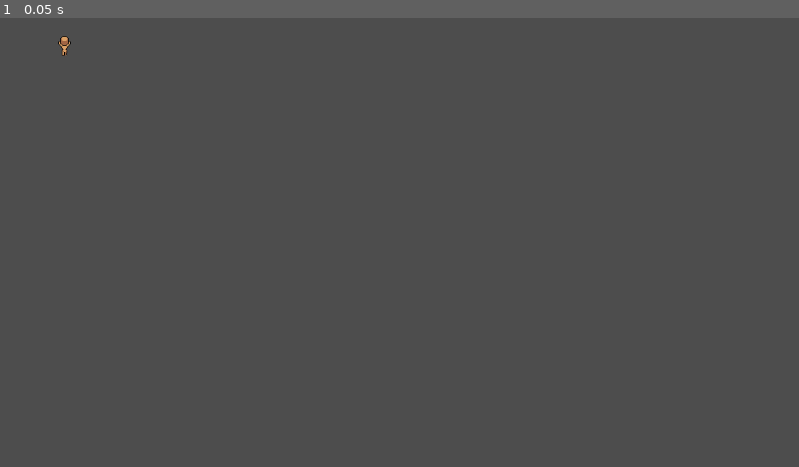
Above: before the commit, frame 1.
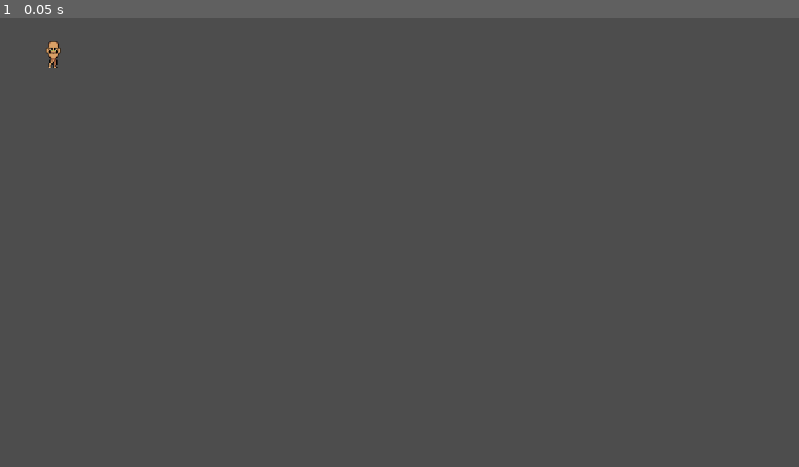
Above: after the commit, the same moment.

Repository: TalJa1/godot-test
Game: Godot game, scene res://screens/player/player.tscn
The game is run twice, just before and just after one commit, with the same random seed, the same clock (stepped at 60 frames per second) and the same inputs. This scene is started directly instead of the project's main scene.
Inputs:
- Up to frame 1 (0.05 s): no input

The runs differ from the first frame. In frame 1, 0.1% of the frame differs, in the area x 5-9%, y 4-12%.

Commit message:
Enhance player animations by adding run animations and refining walk animations, including adjustments to frame names and positions for improved character movement.

Diff:
--- a/screens/player/player.tscn
+++ b/screens/player/player.tscn
@@ -1,11 +1,14 @@
-[gd_scene load_steps=39 format=3 uid="uid://ba0rsrtijtcvi"]
+[gd_scene load_steps=60 format=3 uid="uid://ba0rsrtijtcvi"]
 
 [ext_resource type="Texture2D" uid="uid://3pdo0h5dxjxf" path="res://assets/Entities/Characters/Body_A/Animations/Carry_Idle/Carry_Idle_Down-Sheet.png" id="1_p3uao"]
 [ext_resource type="Texture2D" uid="uid://cihmmtlgqk0h6" path="res://assets/Entities/Characters/Body_A/Animations/Carry_Idle/Carry_Idle_Side-Sheet.png" id="2_p3uao"]
 [ext_resource type="Texture2D" uid="uid://cbbc7j6g6y7db" path="res://assets/Entities/Characters/Body_A/Animations/Carry_Idle/Carry_Idle_Up-Sheet.png" id="3_ify2t"]
+[ext_resource type="Texture2D" uid="uid://c1nqjn802c48l" path="res://assets/Entities/Characters/Body_A/Animations/Carry_Run/Carry_Run_Down-Sheet.png" id="4_6g3ky"]
 [ext_resource type="Texture2D" uid="uid://dx105ec6koqam" path="res://assets/Entities/Characters/Body_A/Animations/Carry_Walk/Carry_Walk_Down-Sheet.png" id="4_bsgyc"]
 [ext_resource type="Texture2D" uid="uid://co55ectfyw4tq" path="res://assets/Entities/Characters/Body_A/Animations/Carry_Walk/Carry_Walk_Side-Sheet.png" id="5_hgbnq"]
+[ext_resource type="Texture2D" uid="uid://bqs75fp1lxi40" path="res://assets/Entities/Characters/Body_A/Animations/Carry_Run/Carry_Run_Side-Sheet.png" id="5_sy3qf"]
 [ext_resource type="Texture2D" uid="uid://cj2bh78c61vqq" path="res://assets/Entities/Characters/Body_A/Animations/Carry_Walk/Carry_Walk_Up-Sheet.png" id="6_hgbnq"]
+[ext_resource type="Texture2D" uid="uid://di0uoiaev8oya" path="res://assets/Entities/Characters/Body_A/Animations/Carry_Run/Carry_Run_Up-Sheet.png" id="6_umxp1"]
 
 [sub_resource type="CapsuleShape2D" id="CapsuleShape2D_8fusk"]
 
@@ -57,6 +60,78 @@
 atlas = ExtResource("3_ify2t")
 region = Rect2(192, 0, 64, 64)
 
+[sub_resource type="AtlasTexture" id="AtlasTexture_q4suw"]
+atlas = ExtResource("4_6g3ky")
+region = Rect2(0, 0, 64, 64)
+
+[sub_resource type="AtlasTexture" id="AtlasTexture_t0gvl"]
+atlas = ExtResource("4_6g3ky")
+region = Rect2(64, 0, 64, 64)
+
+[sub_resource type="AtlasTexture" id="AtlasTexture_2yeta"]
+atlas = ExtResource("4_6g3ky")
+region = Rect2(128, 0, 64, 64)
+
+[sub_resource type="AtlasTexture" id="AtlasTexture_dwgr3"]
+atlas = ExtResource("4_6g3ky")
+region = Rect2(192, 0, 64, 64)
+
+[sub_resource type="AtlasTexture" id="AtlasTexture_dr5db"]
+atlas = ExtResource("4_6g3ky")
+region = Rect2(256, 0, 64, 64)
+
+[sub_resource type="AtlasTexture" id="AtlasTexture_e1spp"]
+atlas = ExtResource("4_6g3ky")
+region = Rect2(320, 0, 64, 64)
+
+[sub_resource type="AtlasTexture" id="AtlasTexture_whgj4"]
+atlas = ExtResource("5_sy3qf")
+region = Rect2(0, 0, 64, 64)
+
+[sub_resource type="AtlasTexture" id="AtlasTexture_hqi4o"]
+atlas = ExtResource("5_sy3qf")
+region = Rect2(64, 0, 64, 64)
+
+[sub_resource type="AtlasTexture" id="AtlasTexture_a4yiv"]
+atlas = ExtResource("5_sy3qf")
+region = Rect2(128, 0, 64, 64)
+
+[sub_resource type="AtlasTexture" id="AtlasTexture_af8wv"]
+atlas = ExtResource("5_sy3qf")
+region = Rect2(192, 0, 64, 64)
+
+[sub_resource type="AtlasTexture" id="AtlasTexture_rpq0d"]
+atlas = ExtResource("5_sy3qf")
+region = Rect2(256, 0, 64, 64)
+
+[sub_resource type="AtlasTexture" id="AtlasTexture_ub8md"]
+atlas = ExtResource("5_sy3qf")
+region = Rect2(320, 0, 64, 64)
+
+[sub_resource type="AtlasTexture" id="AtlasTexture_is0lg"]
+atlas = ExtResource("6_umxp1")
+region = Rect2(0, 0, 64, 64)
+
+[sub_resource type="AtlasTexture" id="AtlasTexture_kvcdd"]
+atlas = ExtResource("6_umxp1")
+region = Rect2(64, 0, 64, 64)
+
+[sub_resource type="AtlasTexture" id="AtlasTexture_jbo2p"]
+atlas = ExtResource("6_umxp1")
+region = Rect2(128, 0, 64, 64)
+
+[sub_resource type="AtlasTexture" id="AtlasTexture_8q1jy"]
+atlas = ExtResource("6_umxp1")
+region = Rect2(192, 0, 64, 64)
+
+[sub_resource type="AtlasTexture" id="AtlasTexture_05e30"]
+atlas = ExtResource("6_umxp1")
+region = Rect2(256, 0, 64, 64)
+
+[sub_resource type="AtlasTexture" id="AtlasTexture_7ecn4"]
+atlas = ExtResource("6_umxp1")
+region = Rect2(320, 0, 64, 64)
+
 [sub_resource type="AtlasTexture" id="AtlasTexture_uhf5g"]
 atlas = ExtResource("4_bsgyc")
 region = Rect2(0, 0, 64, 64)
@@ -145,7 +220,7 @@
 "texture": SubResource("AtlasTexture_hnb8d")
 }],
 "loop": true,
-"name": &"idle_down",
+"name": &"idle_down_c",
 "speed": 5.0
 }, {
 "frames": [{
@@ -162,7 +237,7 @@
 "texture": SubResource("AtlasTexture_2ynrg")
 }],
 "loop": true,
-"name": &"idle_side",
+"name": &"idle_side_c",
 "speed": 5.0
 }, {
 "frames": [{
@@ -179,7 +254,76 @@
 "texture": SubResource("AtlasTexture_5vgg8")
 }],
 "loop": true,
-"name": &"idle_up",
+"name": &"idle_up_c",
+"speed": 5.0
+}, {
+"frames": [{
+"duration": 1.0,
+"texture": SubResource("AtlasTexture_q4suw")
+}, {
+"duration": 1.0,
+"texture": SubResource("AtlasTexture_t0gvl")
+}, {
+"duration": 1.0,
+"texture": SubResource("AtlasTexture_2yeta")
+}, {
+"duration": 1.0,
+"texture": SubResource("AtlasTexture_dwgr3")
+}, {
+"duration": 1.0,
+"texture": SubResource("AtlasTexture_dr5db")
+}, {
+"duration": 1.0,
+"texture": SubResource("AtlasTexture_e1spp")
+}],
+"loop": true,
+"name": &"run_down_c",
+"speed": 5.0
+}, {
+"frames": [{
+"duration": 1.0,
+"texture": SubResource("AtlasTexture_whgj4")
+}, {
+"duration": 1.0,
+"texture": SubResource("AtlasTexture_hqi4o")
+}, {
+"duration": 1.0,
+"texture": SubResource("AtlasTexture_a4yiv")
+}, {
+"duration": 1.0,
+"texture": SubResource("AtlasTexture_af8wv")
+}, {
+"duration": 1.0,
+"texture": SubResource("AtlasTexture_rpq0d")
+}, {
+"duration": 1.0,
+"texture": SubResource("AtlasTexture_ub8md")
+}],
+"loop": true,
+"name": &"run_side_c",
+"speed": 5.0
+}, {
+"frames": [{
+"duration": 1.0,
+"texture": SubResource("AtlasTexture_is0lg")
+}, {
+"duration": 1.0,
+"texture": SubResource("AtlasTexture_kvcdd")
+}, {
+"duration": 1.0,
+"texture": SubResource("AtlasTexture_jbo2p")
+}, {
+"duration": 1.0,
+"texture": SubResource("AtlasTexture_8q1jy")
+}, {
+"duration": 1.0,
+"texture": SubResource("AtlasTexture_05e30")
+}, {
+"duration": 1.0,
+"texture": SubResource("AtlasTexture_7ecn4")
+}],
+"loop": true,
+"name": &"run_up_c",
 "speed": 5.0
 }, {
 "frames": [{
@@ -202,7 +346,7 @@
 "texture": SubResource("AtlasTexture_f5om4")
 }],
 "loop": true,
-"name": &"walk_down",
+"name": &"walk_down_c",
 "speed": 5.0
 }, {
 "frames": [{
@@ -225,7 +369,7 @@
 "texture": SubResource("AtlasTexture_082vb")
 }],
 "loop": true,
-"name": &"walk_side",
+"name": &"walk_side_c",
 "speed": 5.0
 }, {
 "frames": [{
@@ -248,7 +392,7 @@
 "texture": SubResource("AtlasTexture_1crve")
 }],
 "loop": true,
-"name": &"walk_up",
+"name": &"walk_up_c",
 "speed": 5.0
 }]
 
@@ -259,7 +403,8 @@
 shape = SubResource("CapsuleShape2D_8fusk")
 
 [node name="AnimatedSprite2D" type="AnimatedSprite2D" parent="."]
-position = Vector2(93, 40)
+position = Vector2(77, 51)
+scale = Vector2(1.39063, 1.3125)
 sprite_frames = SubResource("SpriteFrames_t4mc6")
-animation = &"walk_up"
-frame_progress = 0.927349
+animation = &"idle_down_c"
+frame_progress = 0.943576
